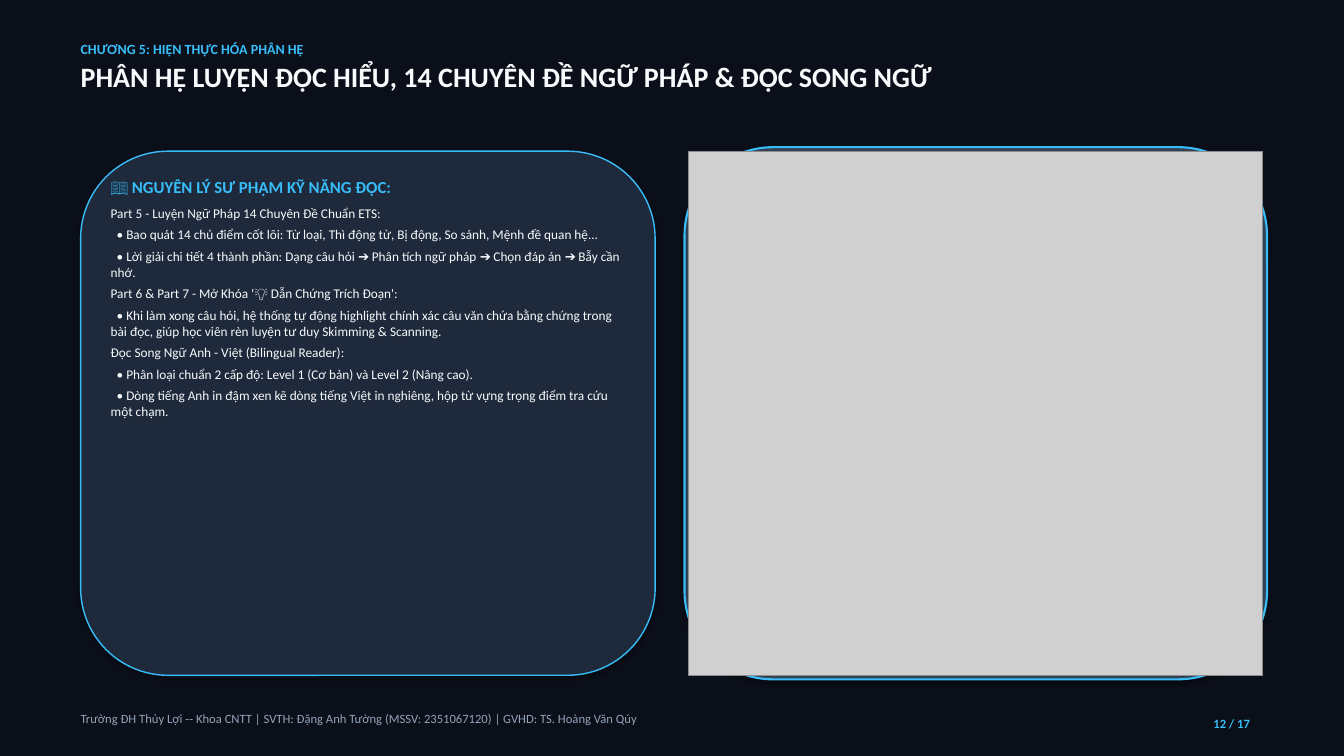
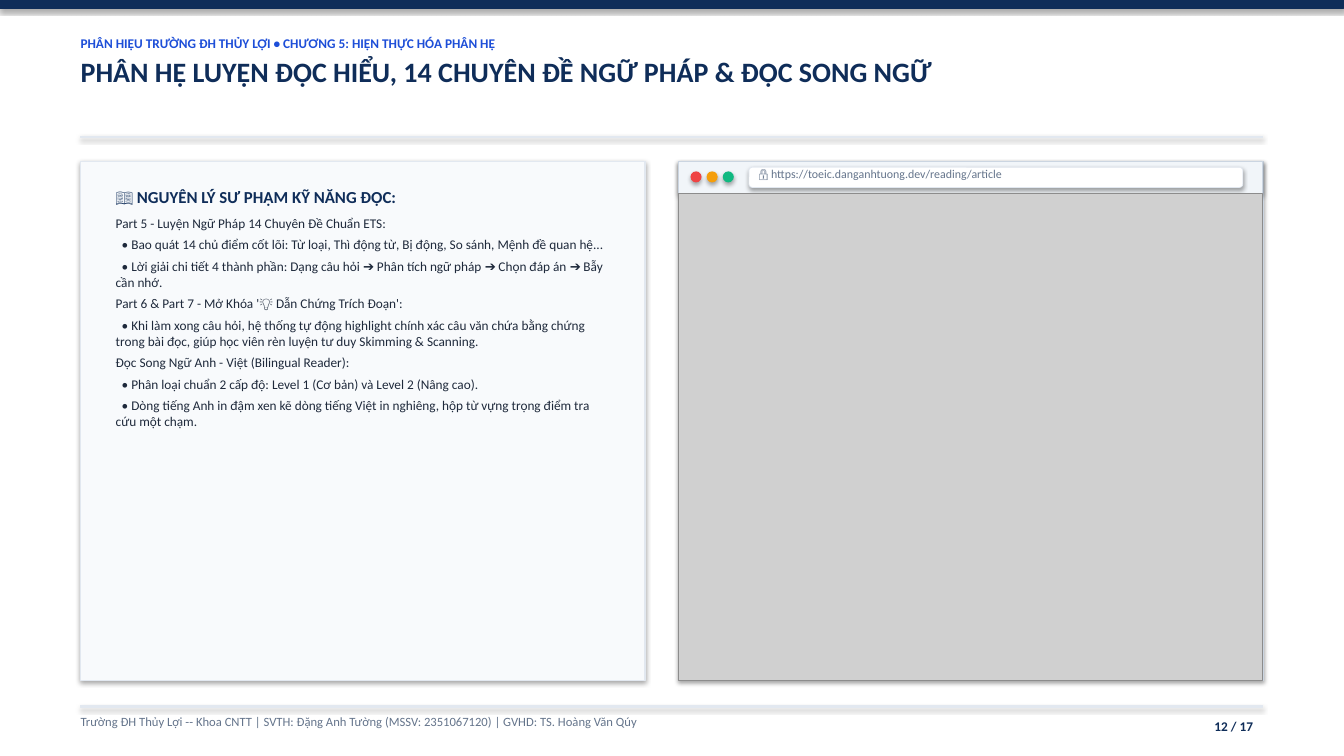
Before and after one commit to DangAnhTuong/He_Thong_Hoc_Thi_Toeic, a slide deck: slide 12 of Bao_Cao_Thuyet_Trinh_He_Thong_Hoc_Thi_Toeic.pptx. Drawn at 1344x756 pixels with LibreOffice and Linux fonts; fonts in the diff are those of the drawing; grey boxes stand for pictures. Boxes give left, top, right and bottom in pixels: in the first picture for what was removed or moved away, otherwise in the second. Text is boxed around its words. In the diff, an @@ line names an element or a change of style, - is before the commit and + after.

Commit message:
docs: finalize academic light presentation pptx with authentic rectangular screenshots

```diff
--- a/Bao_Cao_Thuyet_Trinh_He_Thong_Hoc_Thi_Toeic.pptx
+++ b/Bao_Cao_Thuyet_Trinh_He_Thong_Hoc_Thi_Toeic.pptx
@@ rectangle at <box>0,0,1344,756</box>: fill #0B0F19 to #FFFFFF; outline #0B0F19 0.75 pt to #FFFFFF 0.75 pt @@
@@ rectangle added at <box>0,0,1344,8</box>, fill #0F2D59, outline #0F2D59 0.75 pt @@
@@ text at <box>81,37,495,51</box>: text changed; size 10 to 9.5 pt; text colour #38BDF8 to #1D4ED8 @@
-CHƯƠNG 5: HIỆN THỰC HÓA PHÂN HỆ
+PHÂN HIỆU TRƯỜNG ĐH THỦY LỢI • CHƯƠNG 5: HIỆN THỰC HÓA PHÂN HỆ
@@ text at <box>81,58,932,87</box>: text colour #F8FAFC to #0F2D59 in "PHÂN HỆ LUYỆN ĐỌC HIỂU, 14 CHUYÊN ..." @@
@@ rectangle added at <box>81,136,1263,137</box>, fill #E2E8F0, outline #E2E8F0 0.75 pt @@
@@ rounded rectangle removed at <box>685,147,1267,680</box> @@
@@ rounded rectangle removed at <box>81,151,655,676</box> @@
@@ rectangle added at <box>81,161,645,681</box>, fill #F8FAFC, outline #E2E8F0 1 pt @@
@@ rectangle added at <box>679,161,1263,681</box>, fill #FFFFFF, outline #CBD5E1 1 pt @@
@@ rectangle added at <box>679,161,1263,194</box>, fill #F1F5F9, outline #CBD5E1 0.75 pt @@
@@ ellipse added at <box>691,171,702,182</box>, fill #EF4444 @@
@@ ellipse added at <box>707,171,718,182</box>, fill #F59E0B @@
@@ ellipse added at <box>723,171,734,182</box>, fill #10B981 @@
@@ rounded rectangle added at <box>749,167,1243,188</box>, fill #FFFFFF, outline #E2E8F0 0.5 pt @@
@@ text added at <box>771,170,1002,180</box>, 8.5 pt, text #64748B @@
+🔒 https://toeic.danganhtuong.dev/reading/article
@@ text "📖 NGUYÊN LÝ SƯ PHẠM ...": place and size @@
-text "📖 NGUYÊN LÝ SƯ PHẠM ..." at <box>111,179,620,419</box>
+text "📖 NGUYÊN LÝ SƯ PHẠM ..." at <box>116,189,604,428</box>
@@ text "📖 NGUYÊN LÝ SƯ PHẠM ..." at <box>116,189,604,428</box>: text colour #38BDF8 to #0F2D59 in "📖 NGUYÊN LÝ SƯ PHẠM KỸ NĂNG ..."; text colour #F8FAFC to #1E293B @@
@@ picture: place and size @@
-picture at <box>689,151,1263,676</box>
+picture at <box>679,194,1263,681</box>
@@ text "Trường ĐH Thủy Lợi -- ..." at <box>81,717,637,728</box>: text colour #94A3B8 to #64748B @@
@@ rectangle added at <box>81,706,1263,707</box>, fill #E2E8F0, outline #E2E8F0 0.75 pt @@
@@ text "12 / 17" at <box>1214,722,1253,731</box>: size 9 to 9.5 pt, text colour #38BDF8 to #0F2D59 @@
```
Also in this commit, not shown: 16 other slides changed.
